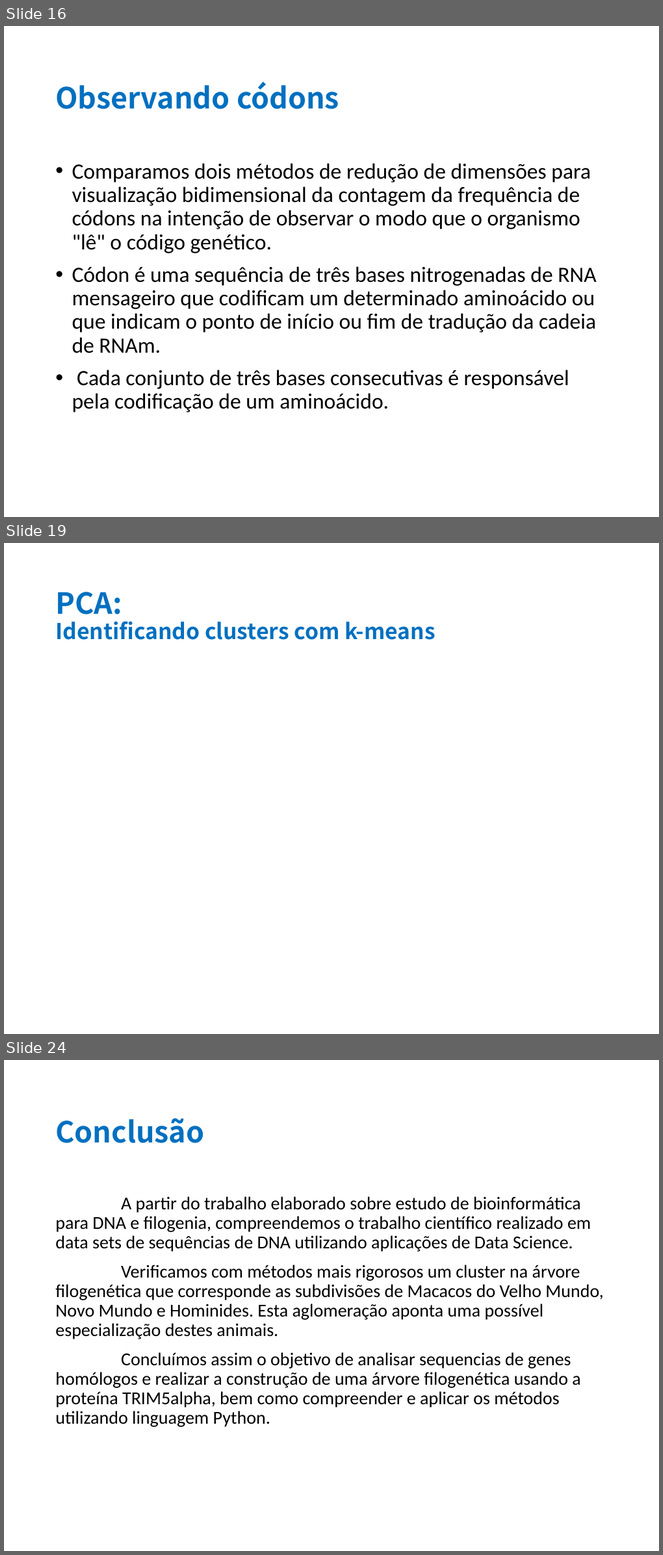
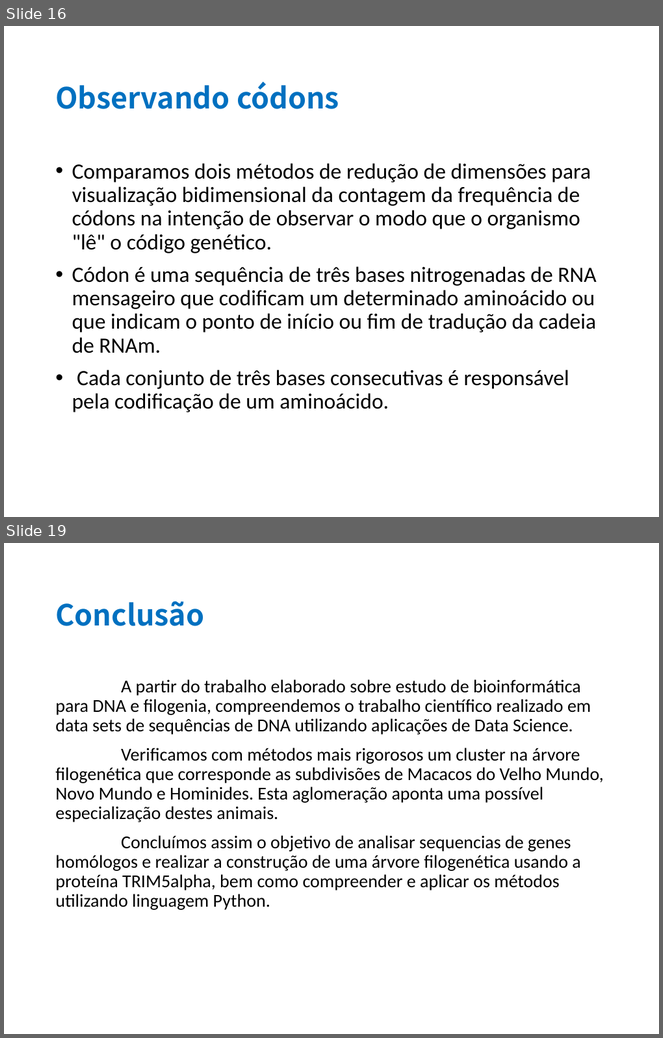
Before and after one commit to viniciusd-avila/phylogenetic-analysis, a slide deck: pptx/bioinfo_FinalPresentation.pptx. Shown one above the other, each under a label of ours: slides 16, 19 and 24 before the commit, slides 16 and 19 after it; the slides between them are not shown. The pictures are 663x1555 and 663x1038 pixels, drawn with LibreOffice and Linux fonts; fonts in the diff are those of the drawing. Boxes give left, top, right and bottom in pixels: in the first picture for what was removed or moved away, otherwise in the second. Text is boxed around its words. In the diff, an @@ line names an element or a change of style, - is before the commit and + after.

```diff
--- a/pptx/bioinfo_FinalPresentation.pptx
+++ b/pptx/bioinfo_FinalPresentation.pptx
@@ slide 19 removed at (x1=4, y1=543, x2=659, y2=1034), background #FFFFFF @@
@@ title removed at (x1=55, y1=592, x2=435, y2=640) @@
-PCA:
-Identificando clusters com k-means
@@ what was slide 24 is now slide 19 @@
```
Also in this commit, not shown: 1 slide changed, 1 slide added, 5 other slides removed.
